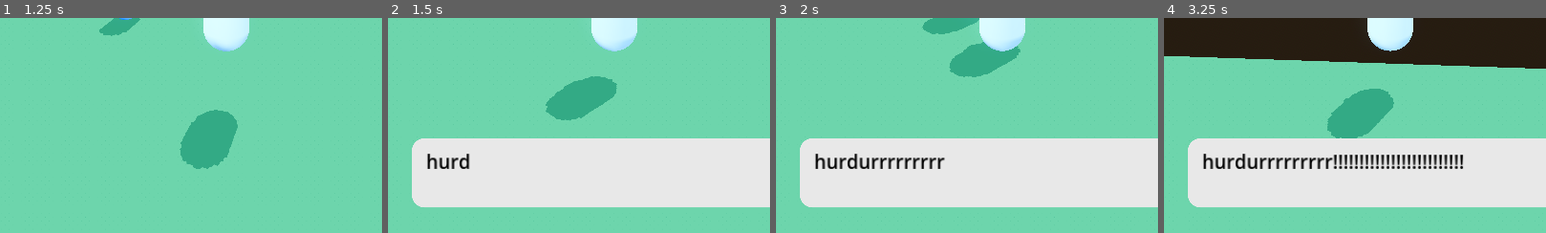
Above: before the commit, frames 1-4 (left to right).
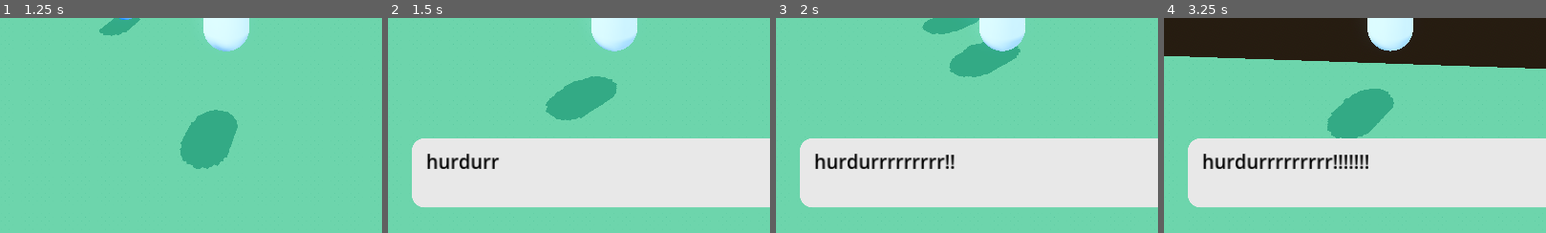
Above: after the commit, the same moments.

Repository: kyle-hessel/godot-narrative-prototype
Game: Godot game, scene res://scenes/main.tscn
The game is run twice, just before and just after one commit, with the same random seed, the same clock (stepped at 60 frames per second) and the same inputs. The engine's default icon, where the game draws it, is replaced by a stand-in: a white triangle on a blue panel in a dark square.
Inputs (mouse positions are % of the whole screen's width and height, from its top left):
- Up to frame 1 (1.25 s): tap Enter at 0.5 s; move the mouse to (55, 50) at 0.52 s; press the mouse at (55, 50) at 0.53 s; hold W (forward) from 0.53 s (still down); tap Space (jump) at 0.77 s
- Up to frame 2 (1.5 s): keep holding W (forward); move the mouse to (45, 50) at 1.27 s; release the mouse at (45, 50) at 1.28 s; tap 1 (combat_action1) at 1.35 s
- Up to frame 3 (2 s): keep holding W (forward); tap Space (jump) at 1.52 s; click (45, 50) at 1.55 s
- Up to frame 4 (3.25 s): keep holding W (forward); move the mouse to (52, 48) at 2.02 s; hold 2 (combat_action2) 2.03-2.78 s; click (52, 48) at 2.3 s; move the mouse to (49, 52) at 2.77 s; tap 3 (combat_action3) at 2.85 s; tap Space (jump) at 3.02 s; click (49, 52) at 3.05 s
The pictures show only the part of the screen within x 20-70%, y 50-100%; the shares and areas given below are measured in that part.

Frame 1 is identical in both runs. In frame 2, 0.2% of the frame differs, in the area x 21-30%, y 64-71%; in frame 3, 0.1%; in frame 4, 1.0%, in the area x 54-79%, y 63-71%.

Commit message:
Added back varying character display rates by modifying how the timer works and adding the match statement back, in a new function called increment_letter. This new code and the previous code in a lambda function that was in textbox.gd connected to the letter_display_timer all lives in this function now.

Diff:
--- a/scenes/UI/dialogue/textbox_default.tscn
+++ b/scenes/UI/dialogue/textbox_default.tscn
@@ -32,3 +32,4 @@
 
 [node name="LetterDisplayTimer" type="Timer" parent="."]
 wait_time = 0.05
+one_shot = true
--- a/scripts/UI/dialogue/textbox.gd
+++ b/scripts/UI/dialogue/textbox.gd
@@ -16,9 +16,9 @@
 var dialogue: String = ""
 var letter_index: int = 0
 
-var letter_time: float = 0.03
-var space_time: float = 0.06
-var punctuation_time: float = 0.2
+@export var letter_time: float = 0.03
+@export var space_time: float = 0.06
+@export var punctuation_time: float = 0.2
 
 func _ready() -> void:
 	# ARBITRARY wraps per-letter, WORD wraps, well, per-word.
@@ -35,45 +35,37 @@
 			dialogue_label.custom_effects[e].reveal_pos = 0
 			# increment the reveal effect in RichTextEffectReveal using the timer in this scene.
 			letter_display_timer.timeout.connect(dialogue_label.custom_effects[e]._on_letter_display_timer_timeout)
-			# also increment our letter index with this lambda function.
-			letter_display_timer.timeout.connect(func():
-				letter_index += 1
-				# once the letter index is equal or greater than the length of the dialogue, finish displaying.
-				if letter_index >= dialogue.length():
-					display_line()
-			)
+			# also increment our letter index (for character monitoring) and restart our timer every time it ends.
+			letter_display_timer.timeout.connect(increment_letter)
 			# show all text at once in RichTextEffectReveal by connecting a function there to this signal.
 			finished_displaying.connect(dialogue_label.custom_effects[e]._on_signal_show_entire_line)
 
 # pass in dialogue, start the display timer, and add the [reveal] tag to the displayed text.
 func begin_display_dialogue(text_to_display: String) -> void:
 	dialogue = text_to_display
-	letter_display_timer.start()
+	letter_display_timer.start(letter_time)
 	dialogue_label.text = "[reveal]" + dialogue + "[/reveal]"
+
+# increments the letter by determining how long the timer should be and restarting it, which will modify the RichTextEffectReveal in turn.
+func increment_letter() -> void:
+	letter_index += 1
+	# once the letter index is equal or greater than the length of the dialogue, finish displaying.
+	if letter_index >= dialogue.length():
+		display_line()
+		return
+
+	# determine the speed between character print-outs using a timer, and vary said timer's speed depending on punctuation, etc.
+	match dialogue[letter_index]:
+		"!", ".", ",", "?" when (letter_index < dialogue.length()):
+			letter_display_timer.start(punctuation_time)
+		"!", ".", ",", "?" when (letter_index >= dialogue.length()):
+			letter_display_timer.start(punctuation_time * 2.0)
+		" ":
+			letter_display_timer.start(space_time)
+		_:
+			letter_display_timer.start(letter_time)
 
 # this function deems the entire dialogue line as displayed, meaning we can move onto the next line on the next key press.
 func display_line() -> void:
 	letter_display_timer.stop()
 	finished_displaying.emit()
-
-## default dialogue display behavior.
-#func display_letter() -> void:
-	## one by one, add each letter from the dialogue to the label each time this function is called.
-	#dialogue_label.text += dialogue[letter_index]
-	#
-	## increment to the next letter, and if at the end of the dialogue, notify dialogue_manager and return early.
-	#letter_index += 1
-	#if letter_index >= dialogue.length():
-		#finished_displaying.emit()
-		#return
-	#
-	## determine the speed between character print-outs using a timer, and vary said timer's speed depending on punctuation, etc.
-	#match dialogue[letter_index]:
-		#"!", ".", ",", "?" when (letter_index < dialogue.length()):
-			#letter_display_timer.start(punctuation_time)
-		#"!", ".", ",", "?" when (letter_index >= dialogue.length()):
-			#letter_display_timer.start(punctuation_time * 2.0)
-		#" ":
-			#letter_display_timer.start(space_time)
-		#_:
-			#letter_display_timer.start(letter_time)
